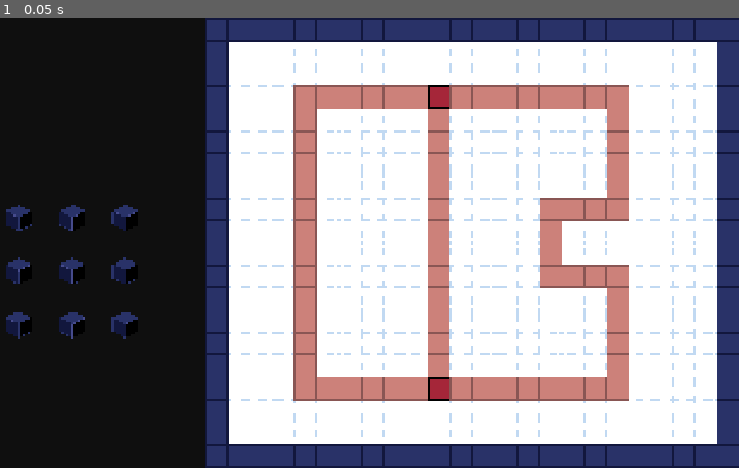
Above: before the commit, frame 1.
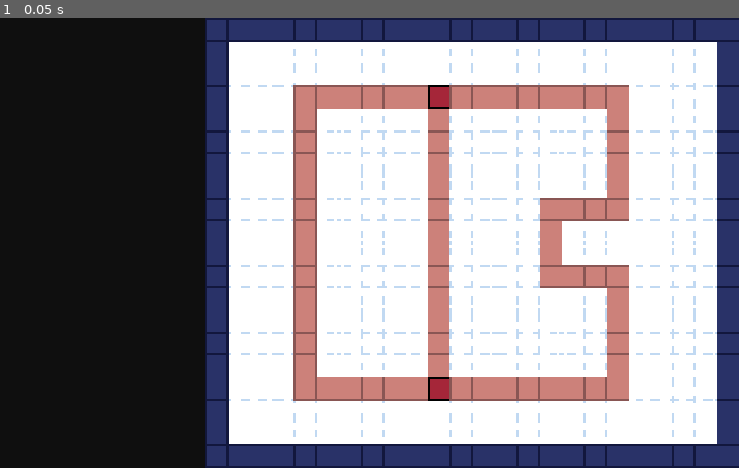
Above: after the commit, the same moment.

Repository: ClemiDouce/halloween-game-jam-2026
Game: Godot game, scene res://scenes/world.tscn
The game is run twice, just before and just after one commit, with the same random seed, the same clock (stepped at 60 frames per second) and the same inputs. Before the commit the project has no main scene; this scene is started directly in both runs.
Inputs:
- Up to frame 1 (0.05 s): no input

The runs differ from the first frame. In frame 1, 1.0% of the frame differs, in the area x 0-19%, y 41-72%.
Error after the commit: Parse Error: Too few arguments for "_get_world_from_grid()" call. Expected at least 3 but received 2. (res://scripts/base_building/base_visualizer.gd:32)

Commit message:
Base Boilerplate Start

Diff:
--- a/project.godot
+++ b/project.godot
@@ -11,6 +11,7 @@
 [application]
 
 config/name="HalloweenGameJam2026"
+run/main_scene="uid://cs30anugoy8la"
 config/features=PackedStringArray("4.7")
 config/icon="res://icon.svg"
 
--- a/scenes/base_view.tscn
+++ b/scenes/base_view.tscn
@@ -1,14 +1,16 @@
 [gd_scene format=3 uid="uid://dk1sgrxi5yepn"]
 
-[ext_resource type="Texture2D" uid="uid://bcu1spn1h5pkp" path="res://assets/art/placeholder/building_placeholder.png" id="1_igef5"]
+[ext_resource type="Script" uid="uid://clj2qdxe3u2pk" path="res://scripts/base_building/base_visualizer.gd" id="1_x54rt"]
 
-[node name="BaseView" type="Control" unique_id=526506978]
+[node name="BaseView" type="Control" unique_id=526506978 node_paths=PackedStringArray("slot_holder")]
 layout_mode = 3
 anchors_preset = 15
 anchor_right = 1.0
 anchor_bottom = 1.0
 grow_horizontal = 2
 grow_vertical = 2
+script = ExtResource("1_x54rt")
+slot_holder = NodePath("Control")
 
 [node name="Control" type="PanelContainer" parent="." unique_id=2087092193]
 layout_mode = 1
@@ -16,39 +18,3 @@
 anchor_bottom = 1.0
 offset_right = 640.0
 grow_vertical = 2
-
-[node name="Sprite2D" type="Sprite2D" parent="Control" unique_id=792148257]
-position = Vector2(192, 480)
-texture = ExtResource("1_igef5")
-
-[node name="Sprite2D2" type="Sprite2D" parent="Control" unique_id=880380372]
-position = Vector2(320, 480)
-texture = ExtResource("1_igef5")
-
-[node name="Sprite2D3" type="Sprite2D" parent="Control" unique_id=236546712]
-position = Vector2(448, 480)
-texture = ExtResource("1_igef5")
-
-[node name="Sprite2D4" type="Sprite2D" parent="Control" unique_id=591915949]
-position = Vector2(192, 608)
-texture = ExtResource("1_igef5")
-
-[node name="Sprite2D5" type="Sprite2D" parent="Control" unique_id=276495230]
-position = Vector2(320, 608)
-texture = ExtResource("1_igef5")
-
-[node name="Sprite2D6" type="Sprite2D" parent="Control" unique_id=809069653]
-position = Vector2(448, 608)
-texture = ExtResource("1_igef5")
-
-[node name="Sprite2D7" type="Sprite2D" parent="Control" unique_id=1046402220]
-position = Vector2(192, 736)
-texture = ExtResource("1_igef5")
-
-[node name="Sprite2D8" type="Sprite2D" parent="Control" unique_id=1146779256]
-position = Vector2(320, 736)
-texture = ExtResource("1_igef5")
-
-[node name="Sprite2D9" type="Sprite2D" parent="Control" unique_id=1807918704]
-position = Vector2(448, 736)
-texture = ExtResource("1_igef5")
--- a/scenes/world.tscn
+++ b/scenes/world.tscn
@@ -2,6 +2,8 @@
 
 [ext_resource type="PackedScene" uid="uid://cthj6pcpappnu" path="res://scenes/overworld.tscn" id="1_rwgxs"]
 [ext_resource type="PackedScene" uid="uid://dk1sgrxi5yepn" path="res://scenes/base_view.tscn" id="2_4wyf3"]
+[ext_resource type="Texture2D" uid="uid://bcu1spn1h5pkp" path="res://assets/art/placeholder/building_placeholder.png" id="3_k0juu"]
+[ext_resource type="Script" uid="uid://d3nq8uvycb5nh" path="res://scripts/base_building/base_manager.gd" id="4_71j4m"]
 
 [node name="World" type="Node" unique_id=1617731920]
 
@@ -9,9 +11,11 @@
 
 [node name="BaseView" type="CanvasLayer" parent="." unique_id=408365964]
 
-[node name="Control" parent="BaseView" unique_id=526506978 instance=ExtResource("2_4wyf3")]
+[node name="Control" parent="BaseView" unique_id=526506978 node_paths=PackedStringArray("base") instance=ExtResource("2_4wyf3")]
 size_flags_horizontal = 3
 size_flags_vertical = 3
+base = NodePath("../../BaseManager")
+empty_building_slot_texture = ExtResource("3_k0juu")
 
 [node name="BackgroundLayer" type="CanvasLayer" parent="." unique_id=869438757]
 layer = -64
@@ -23,3 +27,7 @@
 grow_horizontal = 2
 grow_vertical = 2
 color = Color(0, 0, 0, 1)
+
+[node name="BaseManager" type="Node" parent="." unique_id=441521287]
+script = ExtResource("4_71j4m")
+metadata/_custom_type_script = "uid://d3nq8uvycb5nh"
--- /dev/null
+++ b/scripts/base_building/base_manager.gd
@@ -0,0 +1,30 @@
+class_name BaseManager
+extends Node
+
+signal slot_updated(grid_x: int, grid_y: int)
+
+const BUILDING_GRID_X: int = 3
+const BUILDING_GRID_Y: int = 3
+
+var building_slots: Array[BuildingSlot] = []
+var _selected_build_slot = null
+
+
+func _ready() -> void:
+	_generate_building_slots()
+
+
+## Initialize building_slots
+func _generate_building_slots() -> void:
+	for x in range(BUILDING_GRID_X):
+		for y in range(BUILDING_GRID_Y):
+			var slot := BuildingSlot.new()
+			building_slots.append(slot)
+
+
+## Get the building slot X,Y position
+func get_build_slot(x: int, y: int) -> BuildingSlot:
+	var index: int = y * BUILDING_GRID_X + x
+	if index < 0 or index >= building_slots.size():
+		return null
+	return building_slots[index]
--- /dev/null
+++ b/scripts/base_building/base_visualizer.gd
@@ -0,0 +1,42 @@
+@tool
+class_name BaseVisualizer
+extends Node
+
+const BUILDING_TILE_WIDTH = 64
+const BUILDING_TILE_HEIGHT = 16
+
+@export var base: BaseManager
+@export var building_padding: Vector2 = Vector2(48.0, 48.0)
+@export var empty_building_slot_texture: Texture2D
+
+@export var slot_holder: Control
+
+var _building_sprites: Array[Sprite2D] = []
+
+
+func _ready() -> void:
+	var center_pos: Vector2 = Vector2(slot_holder.size.x / 2, slot_holder.size.y / 2)
+	for x in range(BaseManager.BUILDING_GRID_X):
+		for y in range(BaseManager.BUILDING_GRID_Y):
+			var sprite = Sprite2D.new()
+			sprite.name = "Building (%d, %d)" % [x, y]
+			sprite.texture = empty_building_slot_texture
+			sprite.position = _get_world_from_grid(x, y, building_padding) + center_pos
+			slot_holder.add_child(sprite)
+			_building_sprites.append(sprite)
+
+	base.slot_updated.connect(_on_slot_updated)
+
+
+func _on_slot_updated(grid_x: int, grid_y: int) -> void:
+	var sprite = _get_world_from_grid(grid_x, grid_y)
+
+
+func _get_world_from_grid(grid_x: int, grid_y: int, padding: Vector2) -> Vector2:
+	var iso_x: float = (grid_x - grid_y) * (BUILDING_TILE_WIDTH * 0.5 + padding.x)
+	var iso_y: float = (grid_x + grid_y) * (BUILDING_TILE_HEIGHT * 0.5 + padding.y)
+	return Vector2(iso_x, iso_y)
+
+
+func _get_sprite_from_grid_pos(grid_x: int, grid_y: int) -> Sprite2D:
+	return slot_holder.get_node("Building (%d, %d)" % [grid_x, grid_y])
--- /dev/null
+++ b/scripts/base_building/building_slot.gd
@@ -0,0 +1,2 @@
+class_name BuildingSlot
+extends Object
--- a/scripts/base_manager.gd
+++ /dev/null
@@ -1 +0,0 @@
-extends Node
--- a/scripts/player_controller.gd
+++ b/scripts/player_controller.gd
@@ -1 +1,2 @@
+class_name PlayerController
 extends Node
Renamed: scripts/base_manager.gd.uid -> scripts/base_building/base_manager.gd.uid
Not shown, added: scripts/base_building/base_visualizer.gd.uid
Not shown, added: scripts/base_building/building_slot.gd.uid
